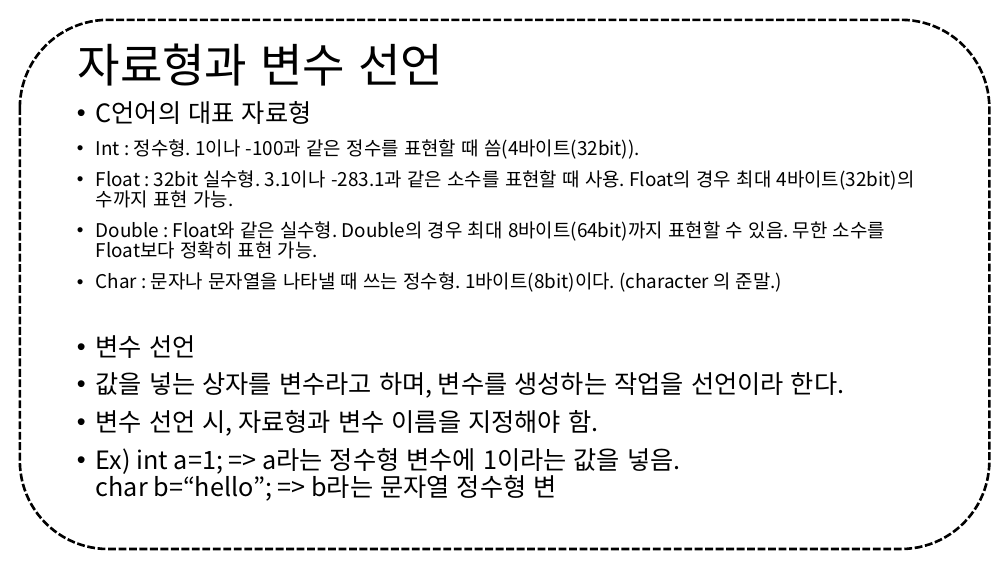
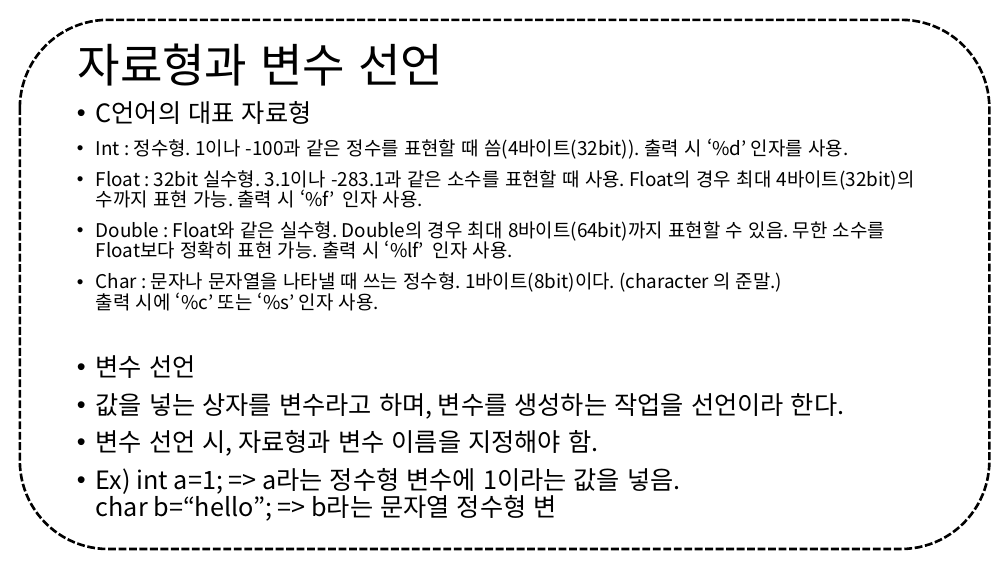
Before and after one commit to Z3r0c0k3/23-make, a slide deck: slide 7 of C lang/정보보안 멘토링 - C언어 zeroday.pptx (slide 4 before the commit). Drawn at 1008x567 pixels with LibreOffice and Linux fonts; fonts in the diff are those of the drawing. Boxes give left, top, right and bottom in pixels: in the first picture for what was removed or moved away, otherwise in the second. Text is boxed around its words. In the diff, an @@ line names an element or a change of style, - is before the commit and + after.

```diff
--- a/C lang/정보보안 멘토링 - C언어 zeroday.pptx
+++ b/C lang/정보보안 멘토링 - C언어 zeroday.pptx
@@ text at (96,138,915,311): text changed @@
-• Int : 정수형. 1이나 -100과 같은 정수를 표현할 때 씀(4바이트(32bit)).
-• Float : 32bit 실수형. 3.1이나 -283.1과 같은 소수를 표현할 때 사용. Float의 경우 최대 4바이트(32bit)의 수까지 표현 가능.
-• Double : Float와 같은 실수형. Double의 경우 최대 8바이트(64bit)까지 표현할 수 있음. 무한 소수를 Float보다 정확히 표현 가능.
-• Char : 문자나 문자열을 나타낼 때 쓰는 정수형. 1바이트(8bit)이다. (character 의 준말.)
+• Int : 정수형. 1이나 -100과 같은 정수를 표현할 때 씀(4바이트(32bit)). 출력 시 ‘%d’ 인자를 사용.
+• Float : 32bit 실수형. 3.1이나 -283.1과 같은 소수를 표현할 때 사용. Float의 경우 최대 4바이트(32bit)의 수까지 표현 가능. 출력 시 ‘%f’ 인자 사용.
+• Double : Float와 같은 실수형. Double의 경우 최대 8바이트(64bit)까지 표현할 수 있음. 무한 소수를 Float보다 정확히 표현 가능. 출력 시 ‘%lf’ 인자 사용.
+• Char : 문자나 문자열을 나타낼 때 쓰는 정수형. 1바이트(8bit)이다. (character 의 준말.)
+  출력 시에 ‘%c’ 또는 ‘%s’ 인자 사용.
```
Also in this commit, not shown: 4 other slides changed, 9 slides added, 1 slide removed.
